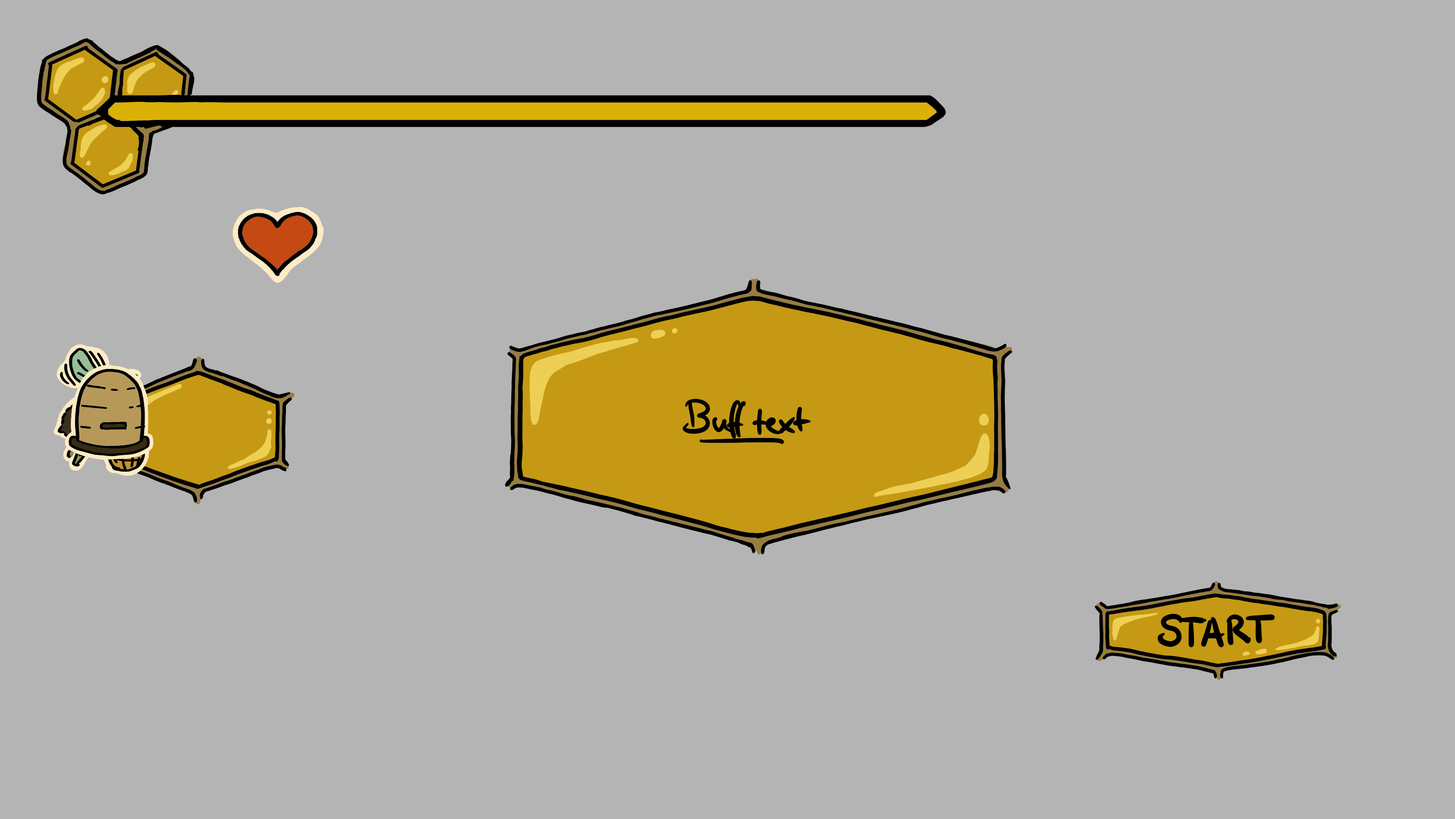
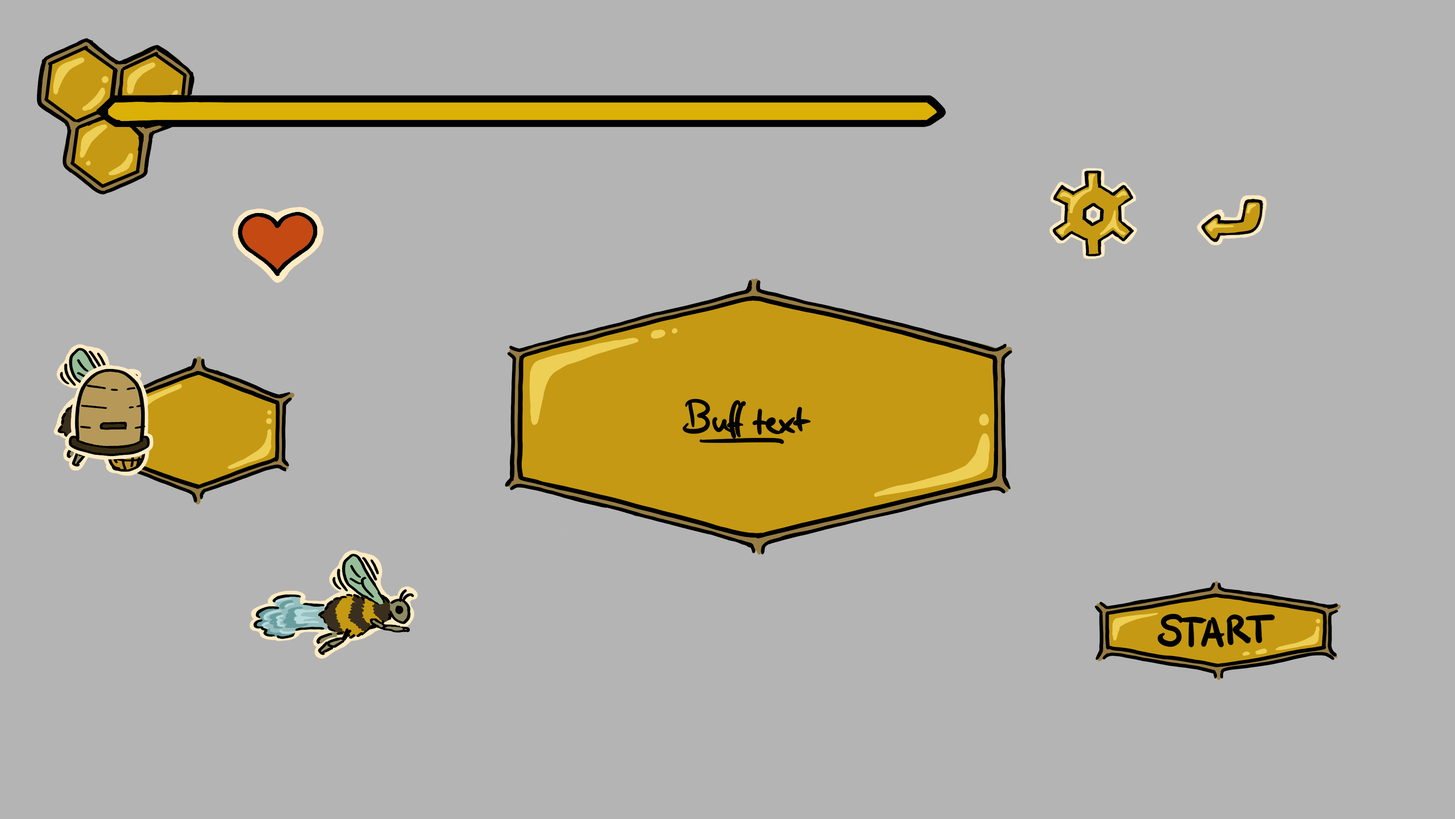
Revision of a layered 1455 × 819 image; what changed, layer by layer:
added layer "herz" above "Layer 3" over box(1049, 170, 1265, 259)
painted on "Layer 3" over box(1049, 167, 1268, 259)
added layer "buff bee" above "carrying bee" over box(249, 549, 419, 659)
